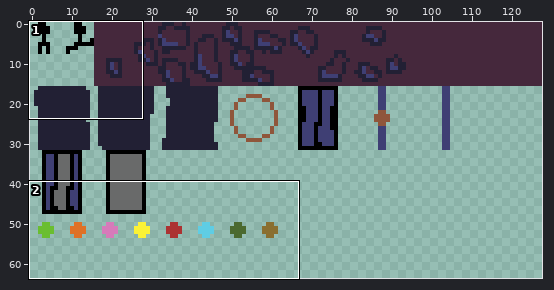
Two states of a sprite sheet, src/Art/spritesheet.png. Above: a wide view before the commit, with the close-up outlined.
Close-up. The starting point:
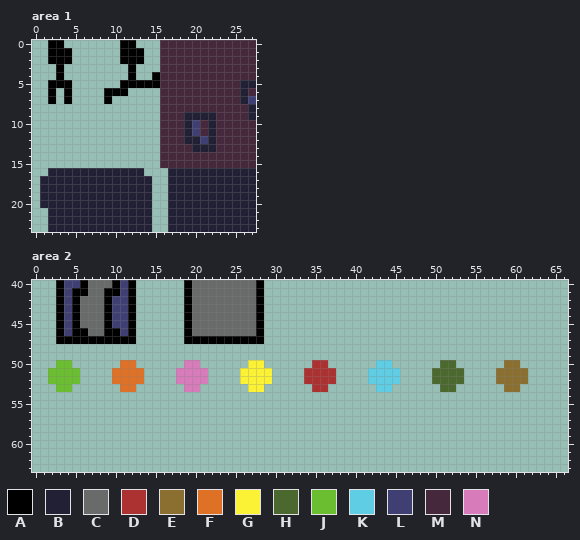
The file is 128x128 pixels. Shown: area 1: x 0..27, y 0..23; area 2: x 0..66, y 40..63. The wide view leaves out empty margins.
Palette (. is transparent): A #000000  B #222034  C #696a6a  D #ac3232  E #8a6f30  F #df7126  G #fbf236  H #4b692f  J #6abe30  K #5fcde4  L #3f3f74  M #45283c  N #d77bba
Pixels before, area 1, first column x 1:
 0 .AA.......AA...MMMMMMMMMMMM
 1 .AAA......AAA..MMMMMMMMMMMM
 2 .AAA......AAA..MMMMMMMMMMMM
 3 ..A........A...MMMMMMMMMMMM
 4 ..A........A..AMMMMMMMMMMMM
 5 .AAA......AAAAAMMMMMMMMMMBB
 6 .A.A....AAA....MMMMMMMMMMBM
 7 .A.A....A......MMMMMMMMMMBL
 8 ...............MMMMMMMMMMMB
 9 ...............MMMBBBBMMMMB
10 ...............MMMBLMBMMMMM
11 ...............MMMBLMBMMMMM
12 ...............MMMBBLBMMMMM
13 ...............MMMMBBBMMMMM
14 ...............MMMMMMMMMMMM
15 ...............MMMMMMMMMMMM
16 .BBBBBBBBBBBB...BBBBBBBBBBB
17 BBBBBBBBBBBBBB..BBBBBBBBBBB
18 BBBBBBBBBBBBBB..BBBBBBBBBBB
19 BBBBBBBBBBBBBB..BBBBBBBBBBB
20 BBBBBBBBBBBBBB..BBBBBBBBBBB
21 .BBBBBBBBBBBBB..BBBBBBBBBBB
22 .BBBBBBBBBBBBB..BBBBBBBBBBB
23 .BBBBBBBBBBBBB..BBBBBBBBBBB
Pixels before, area 2, first column x 2:
40 .ALLACCCALA......ACCCCCCCCA.................................
41 .ALAACCAALA......ACCCCCCCCA.................................
42 .ALACCCALLA......ACCCCCCCCA.................................
43 .ALACCCALLA......ACCCCCCCCA.................................
44 .ALACCCALLA......ACCCCCCCCA.................................
45 .ALACCCALLA......ACCCCCCCCA.................................
46 .ALAACCAALA......ACCCCCCCCA.................................
47 .AAAAAAAAAA......AAAAAAAAAA.................................
48 ............................................................
49 ............................................................
50 .JJ......FF......NN......GG......DD......KK......HH......EE.
51 JJJJ....FFFF....NNNN....GGGG....DDDD....KKKK....HHHH....EEEE
52 JJJJ....FFFF....NNNN....GGGG....DDDD....KKKK....HHHH....EEEE
53 .JJ......FF......NN......GG......DD......KK......HH......EE.
New version:
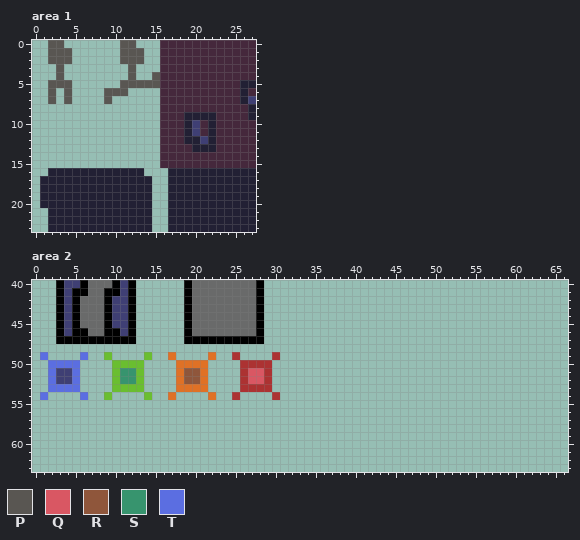
Colours new in this view: P #595652  Q #d95763  R #8f563b  S #37946e  T #5b6ee1
Author's note on the commit: Changed level, added portals
Diff:
Area 1:
y 0: x 2..3 AA -> PP; x 11..12 AA -> PP
y 1..2: x 2..4 AAA -> PPP; x 11..13 AAA -> PPP
y 3: x 3 A -> P; x 12 A -> P
y 4: x 3 A -> P; x 12 A -> P; x 15 A -> P
y 5: x 2..4 AAA -> PPP; x 11..15 AAAAA -> PPPPP
y 6: x 2 A -> P; x 4 A -> P; x 9..11 AAA -> PPP
y 7: x 2 A -> P; x 4 A -> P; x 9 A -> P
Area 2:
y 49: x 1 . -> T; x 6 . -> T; x 9 . -> J; x 14 . -> J; x 17 . -> F; x 22 . -> F; x 25 . -> D; x 30 . -> D
y 50: x 2..5 .JJ. -> TTTT; x 10..13 .FF. -> JJJJ; x 18..21 .NN. -> FFFF; x 26..29 .GG. -> DDDD; x 35..36 DD -> ..; x 43..44 KK -> ..; x 51..52 HH -> ..; x 59..60 EE -> ..
y 51..52: x 2..5 JJJJ -> TLLT; x 10..13 FFFF -> JSSJ; x 18..21 NNNN -> FRRF; x 26..29 GGGG -> DQQD; x 34..37 DDDD -> ....; x 42..45 KKKK -> ....; x 50..53 HHHH -> ....; x 58..61 EEEE -> ....
y 53: x 2..5 .JJ. -> TTTT; x 10..13 .FF. -> JJJJ; x 18..21 .NN. -> FFFF; x 26..29 .GG. -> DDDD; x 35..36 DD -> ..; x 43..44 KK -> ..; x 51..52 HH -> ..; x 59..60 EE -> ..
y 54: x 1 . -> T; x 6 . -> T; x 9 . -> J; x 14 . -> J; x 17 . -> F; x 22 . -> F; x 25 . -> D; x 30 . -> D
